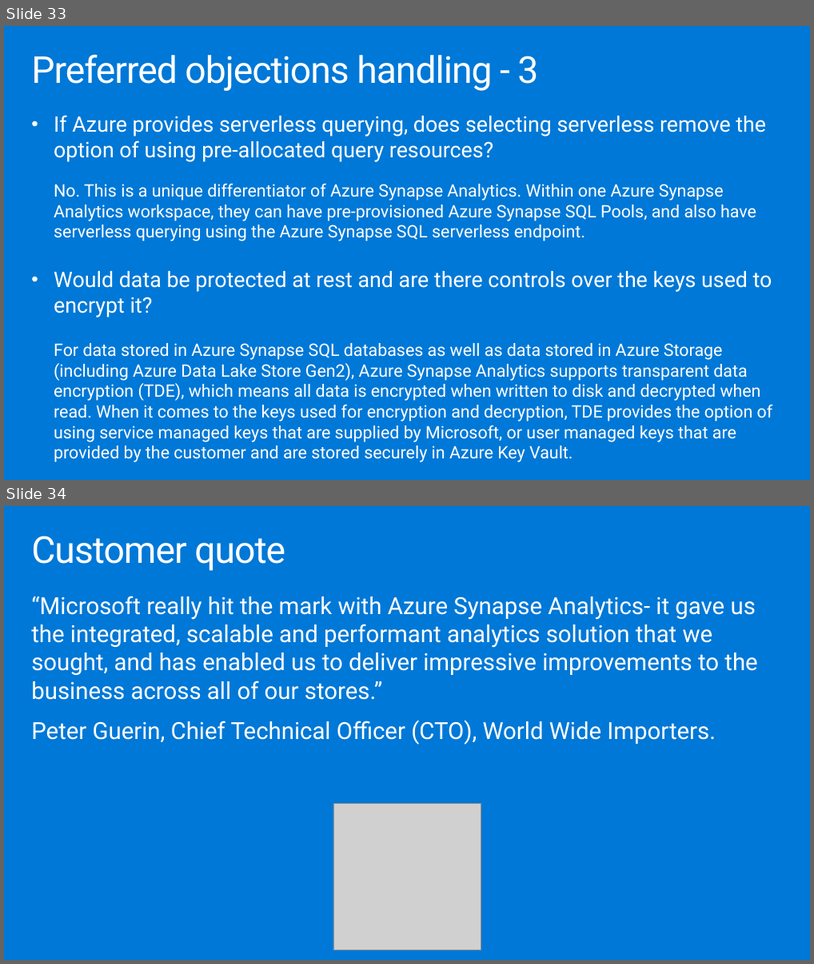
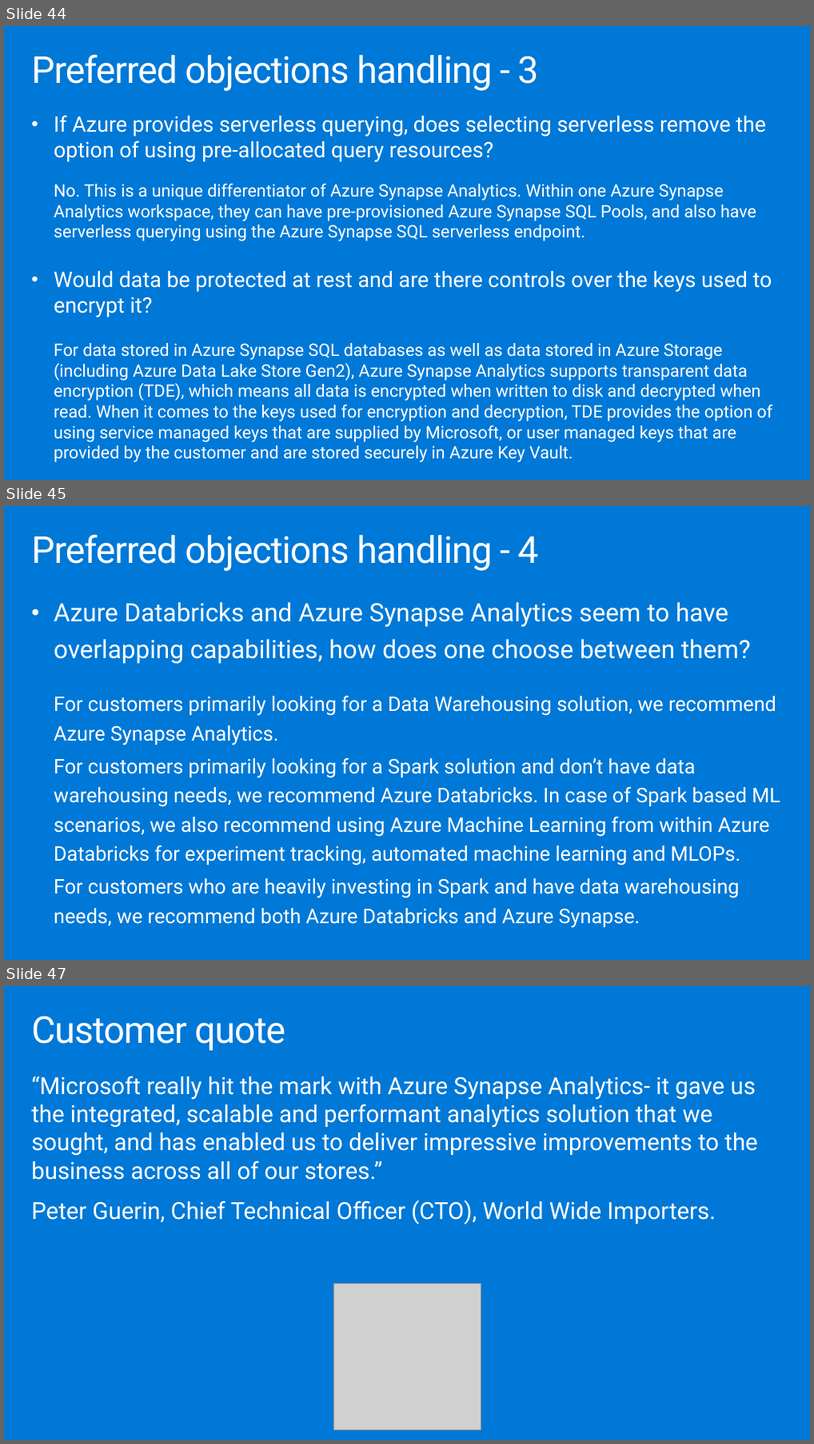
Before and after one commit to joelhulen/MCW-Azure-Synapse-Analytics-end-to-end-solution, a slide deck: Whiteboard design session/WDS trainer presentation - Azure Synapse Analytics end-to-end solution.pptx. Shown one above the other, each under a label of ours: slides 33 and 34 before the commit, slides 44, 45 and 47 after it; the slides between them are not shown. The pictures are 814x964 and 814x1444 pixels, drawn with LibreOffice and Linux fonts; fonts in the diff are those of the drawing; grey boxes stand for pictures. Boxes give left, top, right and bottom in pixels: in the first picture for what was removed or moved away, otherwise in the second. Text is boxed around its words. In the diff, an @@ line names an element or a change of style, - is before the commit and + after.

```diff
--- a/Whiteboard design session/WDS trainer presentation - Azure Synapse Analytics end-to-end solution.pptx
+++ b/Whiteboard design session/WDS trainer presentation - Azure Synapse Analytics end-to-end solution.pptx
@@ slide 45 added at (4,506,810,960), background #0078D7 @@
@@ title added at (31,534,538,571), 44.1 pt, text #FFFFFF @@
+Preferred objections handling - 4
@@ text added at (54,602,781,928), 24 pt, text #FFFFFF @@
+• Azure Databricks and Azure Synapse Analytics seem to have overlapping capabilities, how does one choose between them?
+  For customers primarily looking for a Data Warehousing solution, we recommend Azure Synapse Analytics.
+  For customers primarily looking for a Spark solution and don’t have data warehousing needs, we recommend Azure Databricks. In case of Spark based ML scenarios, we also recommend using Azure Machine Learning from within Azure Databricks for experiment tracking, automated machine learning and MLOPs.
+  For customers who are heavily investing in Spark and have data warehousing needs, we recommend both Azure Databricks and Azure Synapse.
@@ what was slide 33 is now slide 44 @@
@@ what was slide 34 is now slide 47 @@
```
Also in this commit, not shown: 4 slides changed, 12 other slides added.
